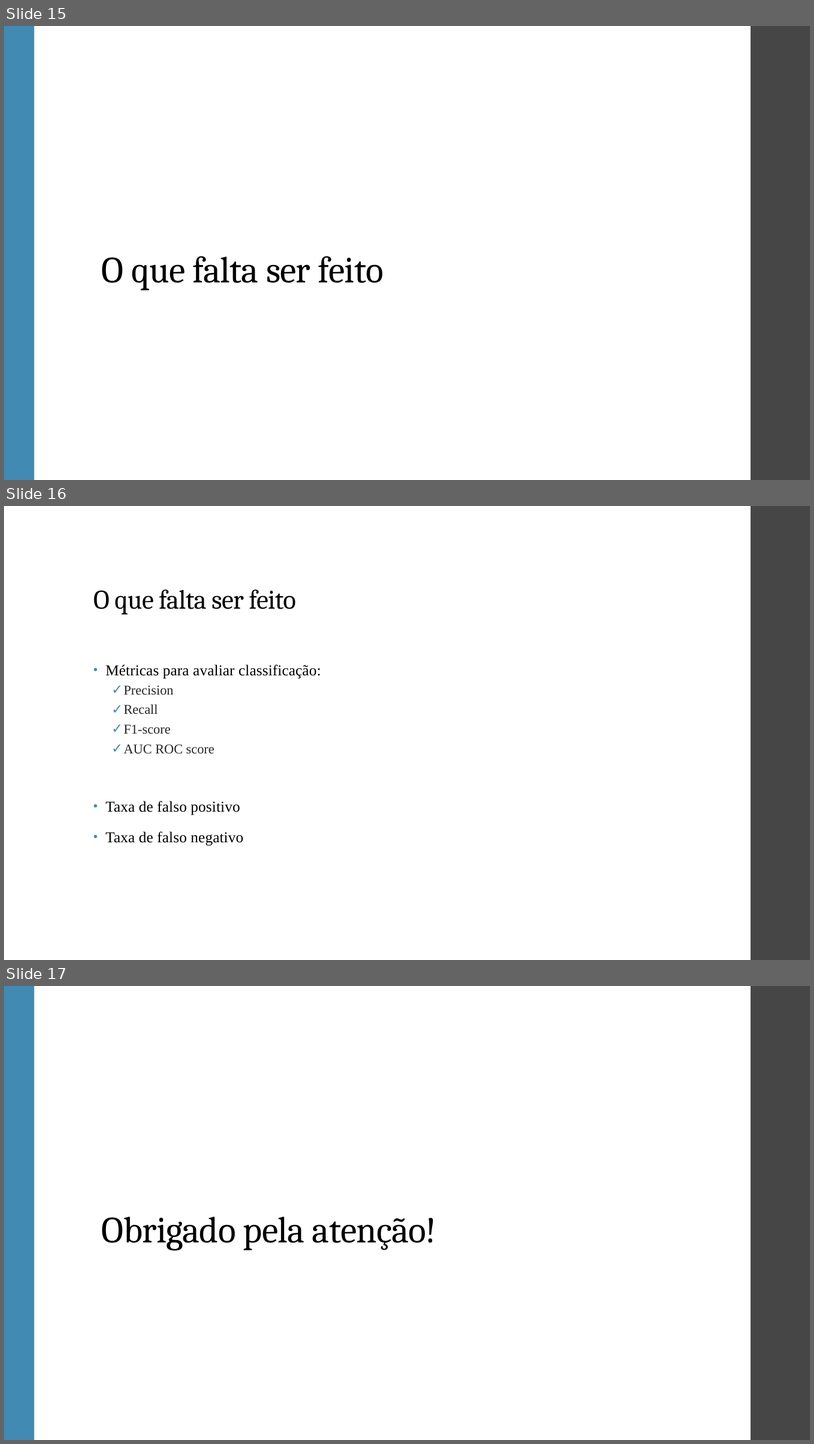
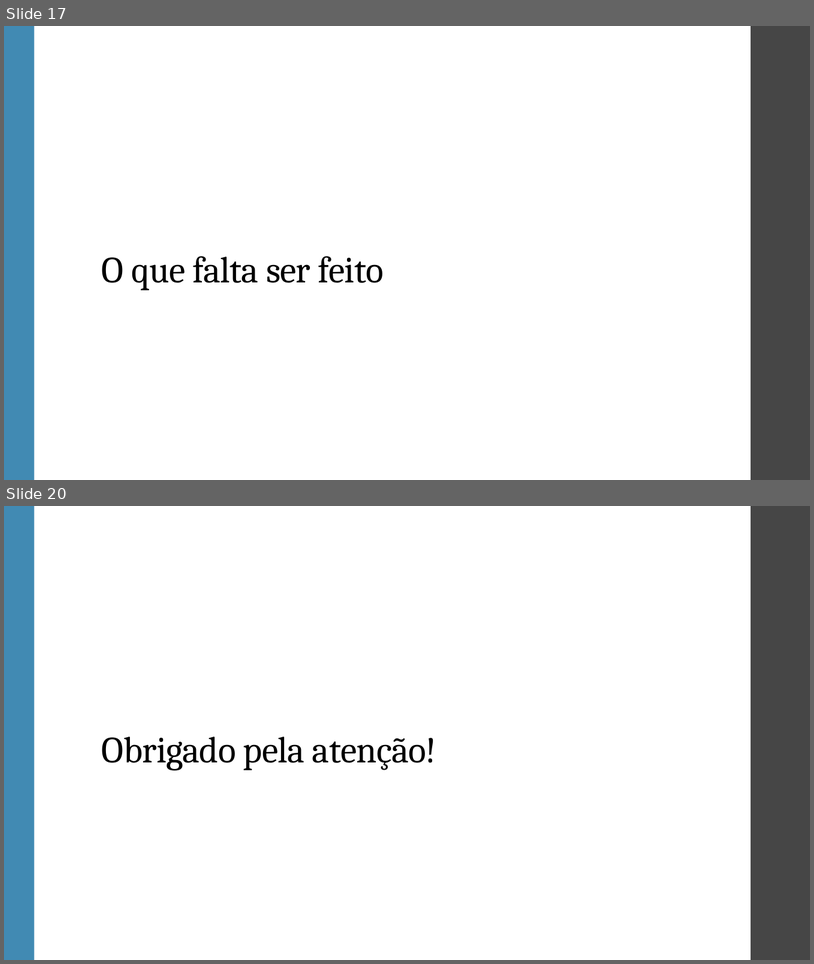
Before and after one commit to ViniPilan/avc-modeling, a slide deck: apresentação.odp. Shown one above the other, each under a label of ours: slides 15, 16 and 17 before the commit, slides 17 and 20 after it; the slides between them are not shown. The pictures are 814x1444 and 814x964 pixels, drawn with LibreOffice and Linux fonts; fonts in the diff are those of the drawing. Boxes give left, top, right and bottom in pixels: in the first picture for what was removed or moved away, otherwise in the second. Text is boxed around its words. In the diff, an @@ line names an element or a change of style, - is before the commit and + after.

```diff
--- a/apresentação.odp
+++ b/apresentação.odp
@@ slide 16 removed at <box>4,506,810,960</box>, background #FFFFFF; not listed: 1 template element that a slide beside it also shows @@
@@ title removed at <box>93,589,296,615</box> @@
-O que falta ser feito
@@ text removed at <box>105,664,321,846</box> @@
-• Métricas para avaliar classificação:
-  ✓ Precision
-  ✓ Recall
-  ✓ F1-score
-  ✓ AUC ROC score
-• Taxa de falso positivo
-• Taxa de falso negativo
@@ what was slide 15 is now slide 17 @@
@@ what was slide 17 is now slide 20 @@
```
Also in this commit, not shown: 3 slides changed, 5 slides added, 1 other slide removed, 3 other files.
